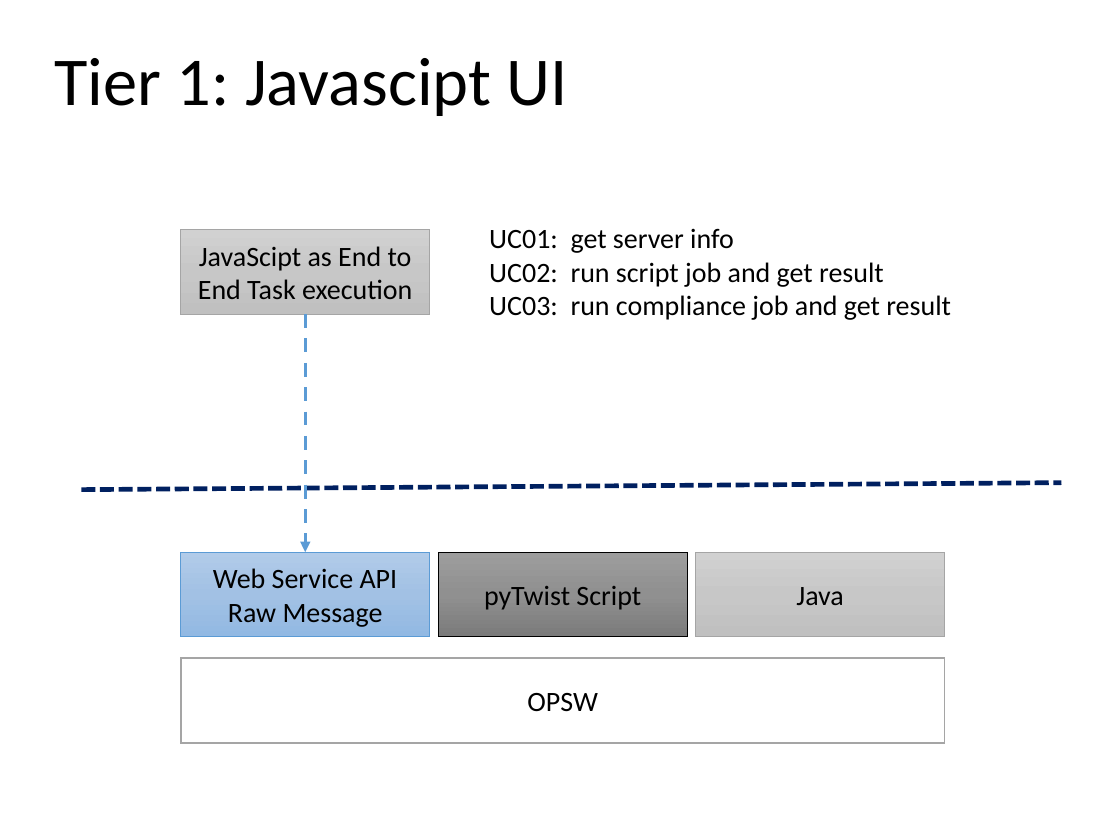
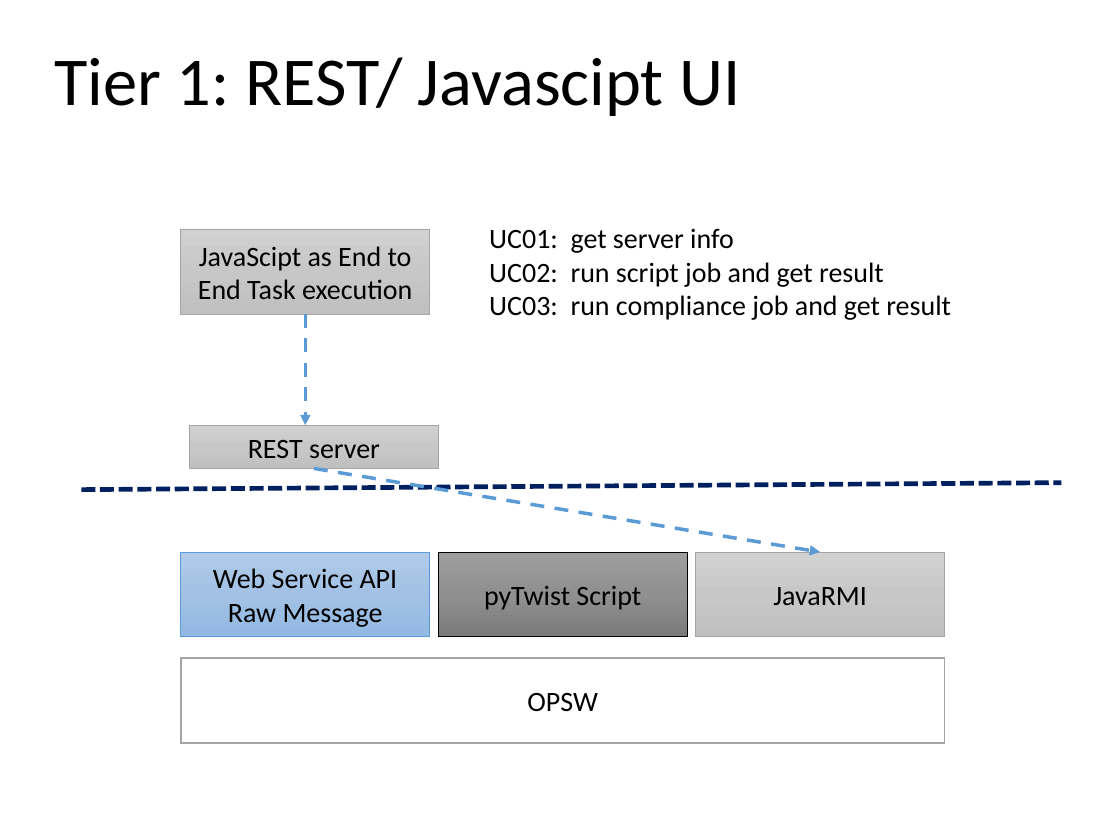
Before and after one commit to mt5225/opswpoc, a slide deck: slide 20 of doc/Poc Plan.pptx. Drawn at 1120x840 pixels with LibreOffice and Linux fonts; fonts in the diff are those of the drawing. Boxes give left, top, right and bottom in pixels: in the first picture for what was removed or moved away, otherwise in the second. Text is boxed around its words. In the diff, an @@ line names an element or a change of style, - is before the commit and + after.

```diff
--- a/doc/Poc Plan.pptx
+++ b/doc/Poc Plan.pptx
@@ title at bbox=[55, 57, 740, 116]: text changed @@
-Tier 1: Javascipt UI
+Tier 1: REST/ Javascipt UI
@@ arrow moved from (306, 314) - (306, 552) to (306, 314) - (306, 426) @@
@@ rectangle added at bbox=[189, 426, 438, 469], fill gradient #D2D2D2 to #C8C8C8 to #C0C0C0, outline #A5A5A5 0.5 pt, 18 pt, text #000000 @@
+REST server
@@ arrow added from (314, 468) to (820, 552), #5B9BD5 2.25 pt dashed @@
@@ text in rectangle at bbox=[773, 587, 867, 605]: text changed @@
-Java
+JavaRMI
```
Also in this commit, not shown: 3 slides added, 2 other files.
